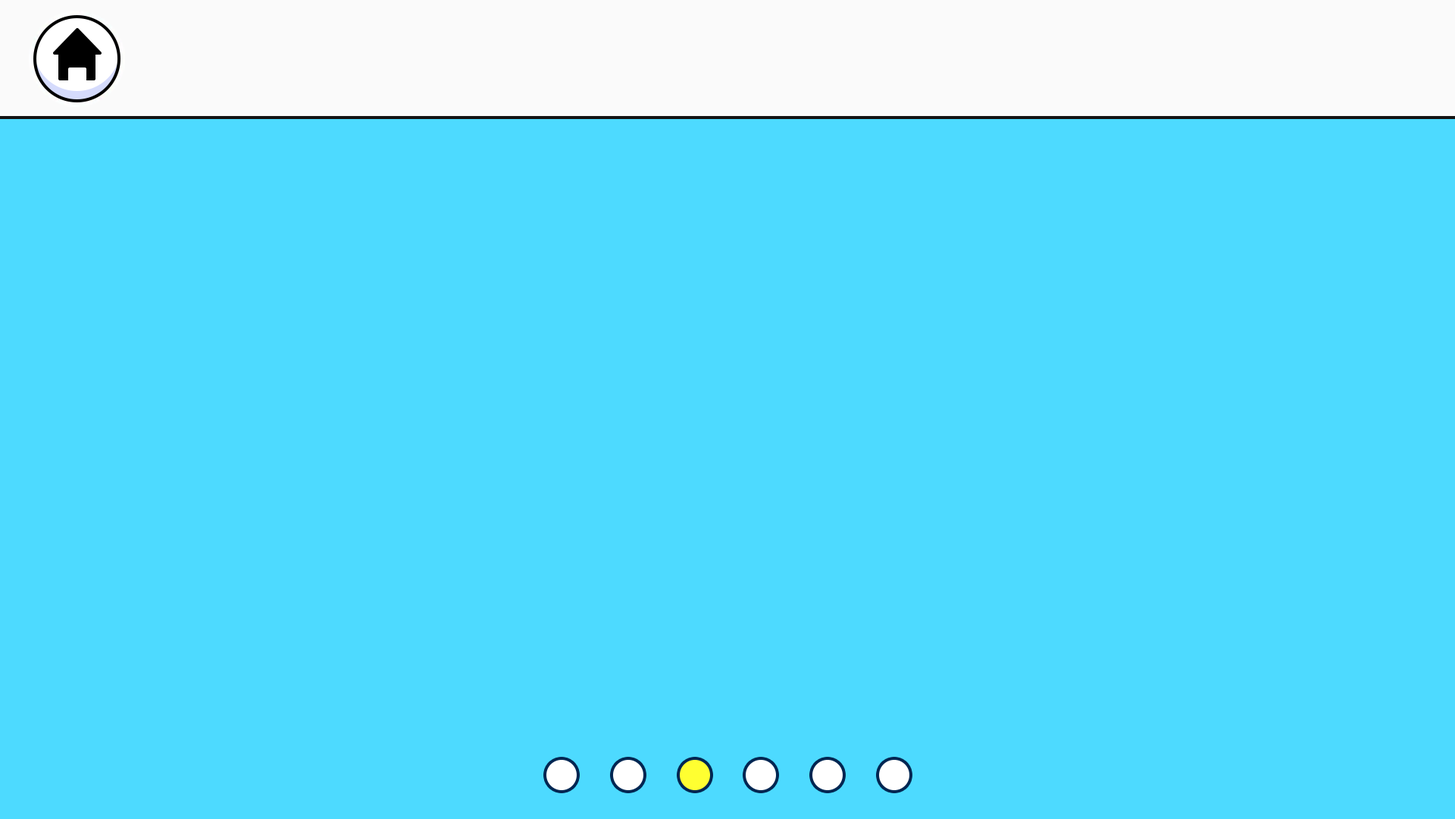
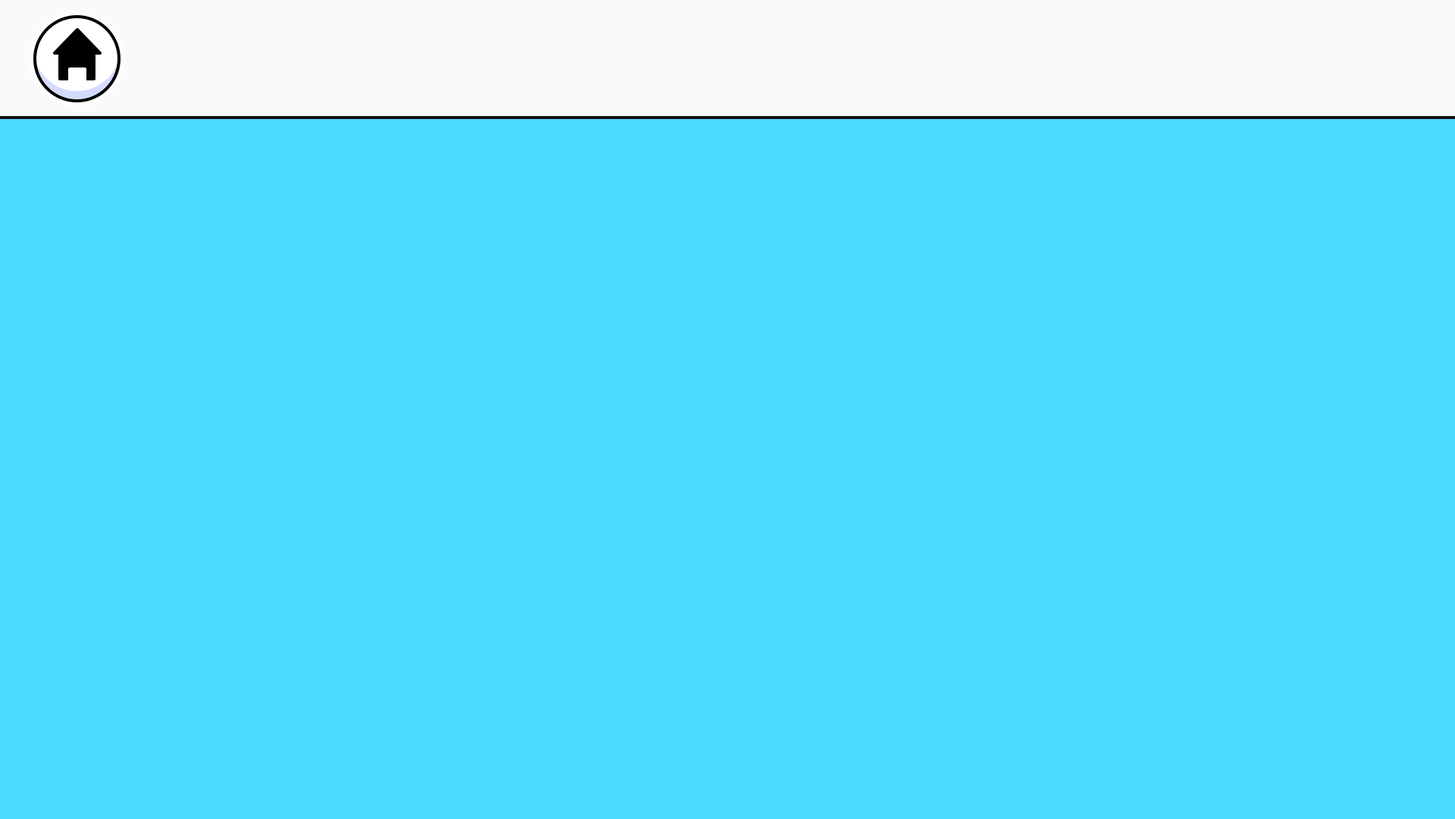
Layers edited between the first and the second 1455px x 819px image:
hid "楕円形 1" (1st of 6, in "エピソード選択") over [809,756,846,793]
hid "楕円形 1" (2nd of 6, in "エピソード選択") over [742,756,780,793]
hid "楕円形 1" (3rd of 6, in "エピソード選択") over [676,756,714,793]
hid "楕円形 1" (4th of 6, in "エピソード選択") over [610,756,647,793]
hid "楕円形 1" (5th of 6, in "エピソード選択") over [876,756,913,793]
hid "楕円形 1" (6th of 6, in "エピソード選択") over [543,756,580,793]
